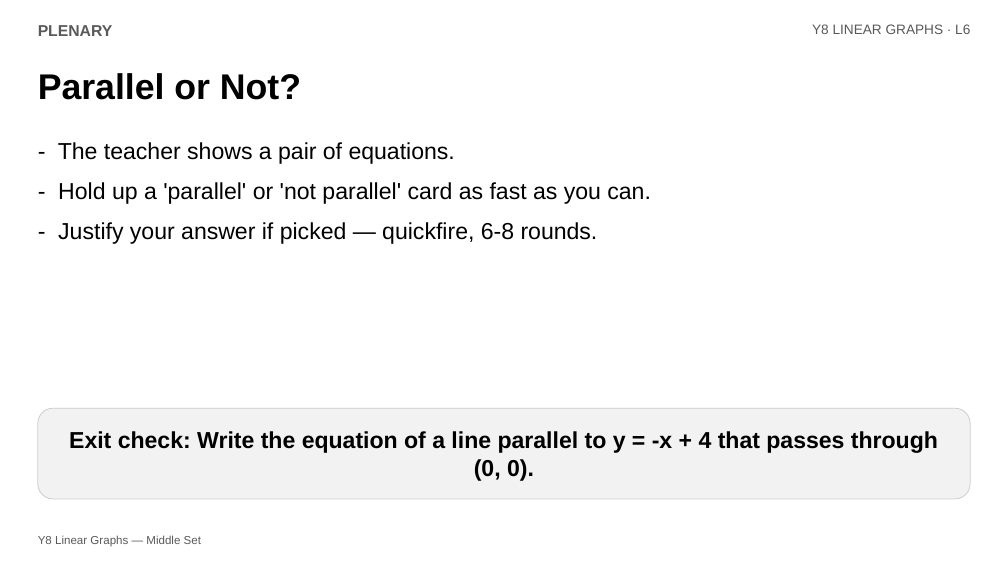
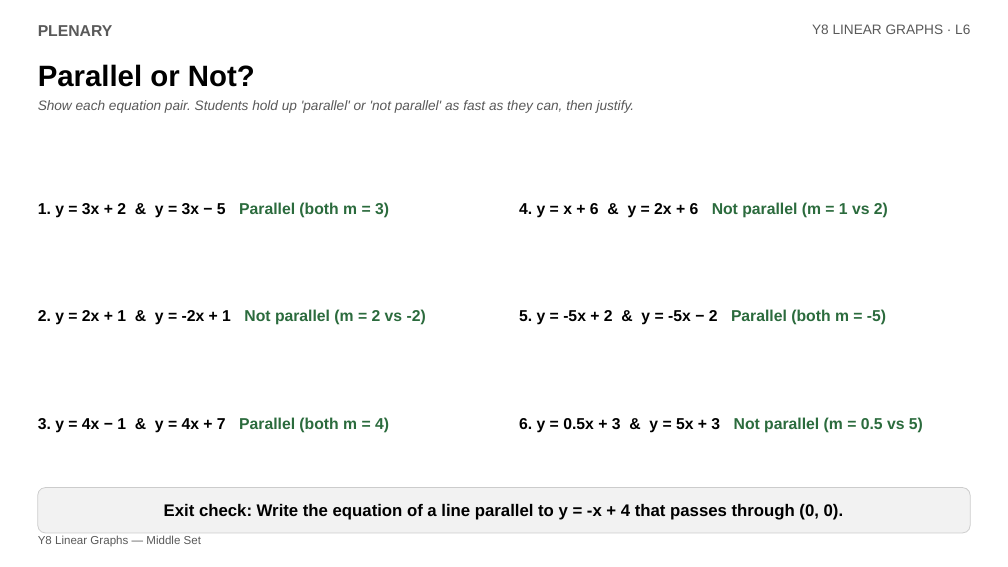
Before and after one commit to Cindylovestoeatfish/5MinuteMathsTeacher, a slide deck: slide 8 of resources/year8/L6_Parallel_Lines.pptx. Drawn at 1008x567 pixels with LibreOffice and Linux fonts; fonts in the diff are those of the drawing. Boxes give left, top, right and bottom in pixels: in the first picture for what was removed or moved away, otherwise in the second. Text is boxed around its words. In the diff, an @@ line names an element or a change of style, - is before the commit and + after.

```diff
--- a/resources/year8/L6_Parallel_Lines.pptx
+++ b/resources/year8/L6_Parallel_Lines.pptx
@@ text "Parallel or Not?": place and size @@
-text "Parallel or Not?" at (38, 73, 301, 100)
+text "Parallel or Not?" at (38, 64, 255, 87)
@@ text "Parallel or Not?" at (38, 64, 255, 87): size 34 to 28 pt @@
@@ text added at (38, 100, 635, 113), 13 pt, text #595959, italic @@
+Show each equation pair. Students hold up 'parallel' or 'not parallel' as fast as they can, then justify.
@@ text removed at (58, 142, 651, 244) @@
-- The teacher shows a pair of equations.
-- Hold up a 'parallel' or 'not parallel' card as fast as you can.
-- Justify your answer if picked — quickfire, 6-8 rounds.
@@ text added at (38, 202, 389, 218), 15 pt, text #2B6B3D, bold @@
+1. y = 3x + 2 & y = 3x − 5 Parallel (both m = 3)
@@ text added at (519, 202, 888, 218), 15 pt, text #2B6B3D, bold @@
+4. y = x + 6 & y = 2x + 6 Not parallel (m = 1 vs 2)
@@ text added at (38, 309, 426, 325), 15 pt, text #2B6B3D, bold @@
+2. y = 2x + 1 & y = -2x + 1 Not parallel (m = 2 vs -2)
@@ text added at (519, 309, 886, 325), 15 pt, text #2B6B3D, bold @@
+5. y = -5x + 2 & y = -5x − 2 Parallel (both m = -5)
@@ text added at (38, 417, 389, 433), 15 pt, text #2B6B3D, bold @@
+3. y = 4x − 1 & y = 4x + 7 Parallel (both m = 4)
@@ text added at (519, 417, 923, 433), 15 pt, text #2B6B3D, bold @@
+6. y = 0.5x + 3 & y = 5x + 3 Not parallel (m = 0.5 vs 5)
@@ rounded rectangle "Exit check: Write the equation ...": place and size @@
-rounded rectangle "Exit check: Write the equation ..." at (38, 408, 970, 499)
+rounded rectangle "Exit check: Write the equation ..." at (38, 488, 970, 533)
@@ rounded rectangle "Exit check: Write the equation ..." at (38, 488, 970, 533): size 22 to 16 pt @@
```
Also in this commit, not shown: 8 other files.
